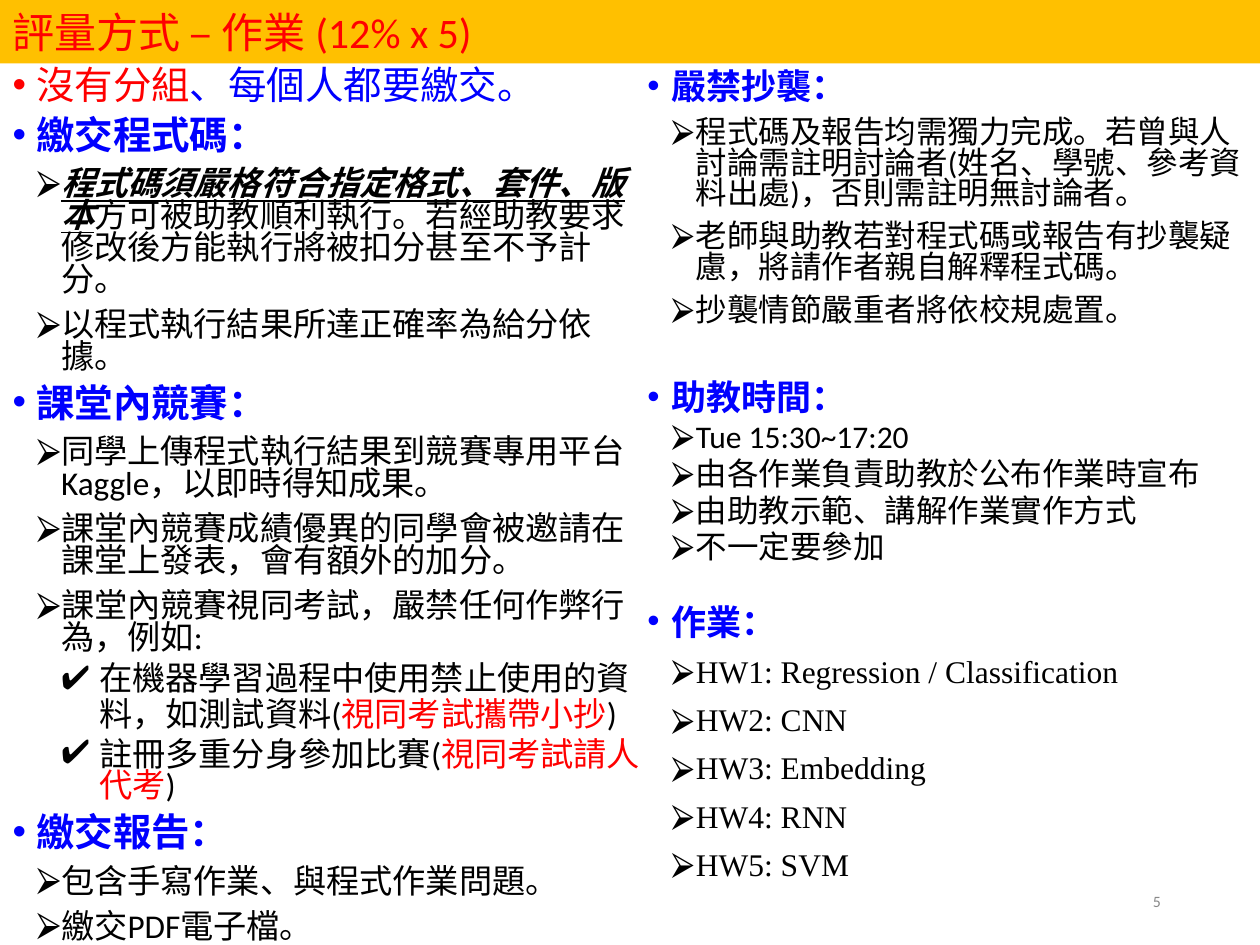
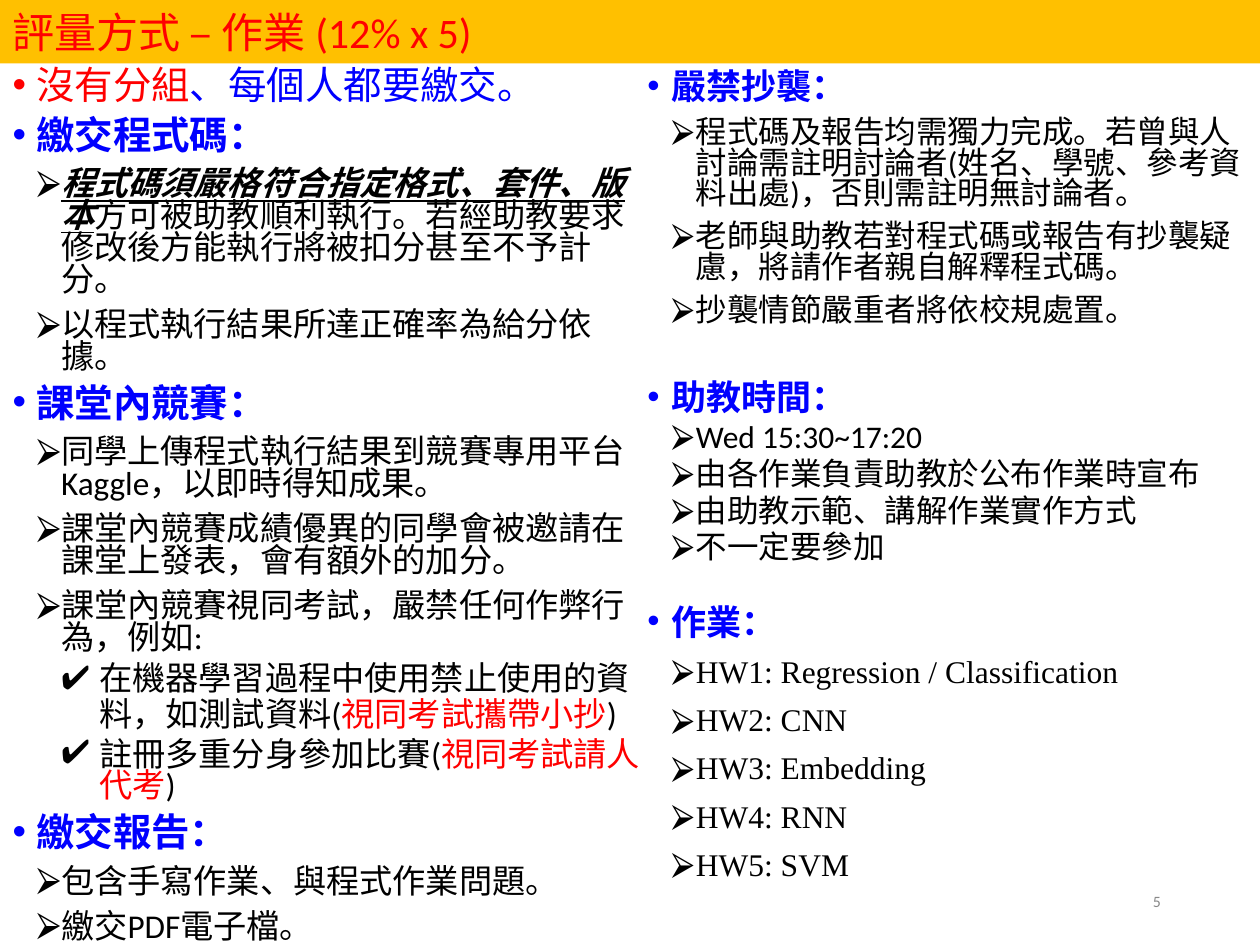
Before and after one commit to ntueemlta2024/ntueemlta2024.github.io, a slide deck: slide 5 of slides/week1/ML syllabus (113-1).pptx. Drawn at 1260x945 pixels with LibreOffice and Linux fonts; fonts in the diff are those of the drawing. Boxes give left, top, right and bottom in pixels: in the first picture for what was removed or moved away, otherwise in the second. Text is boxed around its words. In the diff, an @@ line names an element or a change of style, - is before the commit and + after.

```diff
--- a/slides/week1/ML syllabus (113-1).pptx
+++ b/slides/week1/ML syllabus (113-1).pptx
@@ text at [696,426,922,449]: text changed @@
-  ⮚ Tue 15:30~17:20
+  ⮚ Wed 15:30~17:20
```
Also in this commit, not shown: 3 other slides changed, 1 other file.
